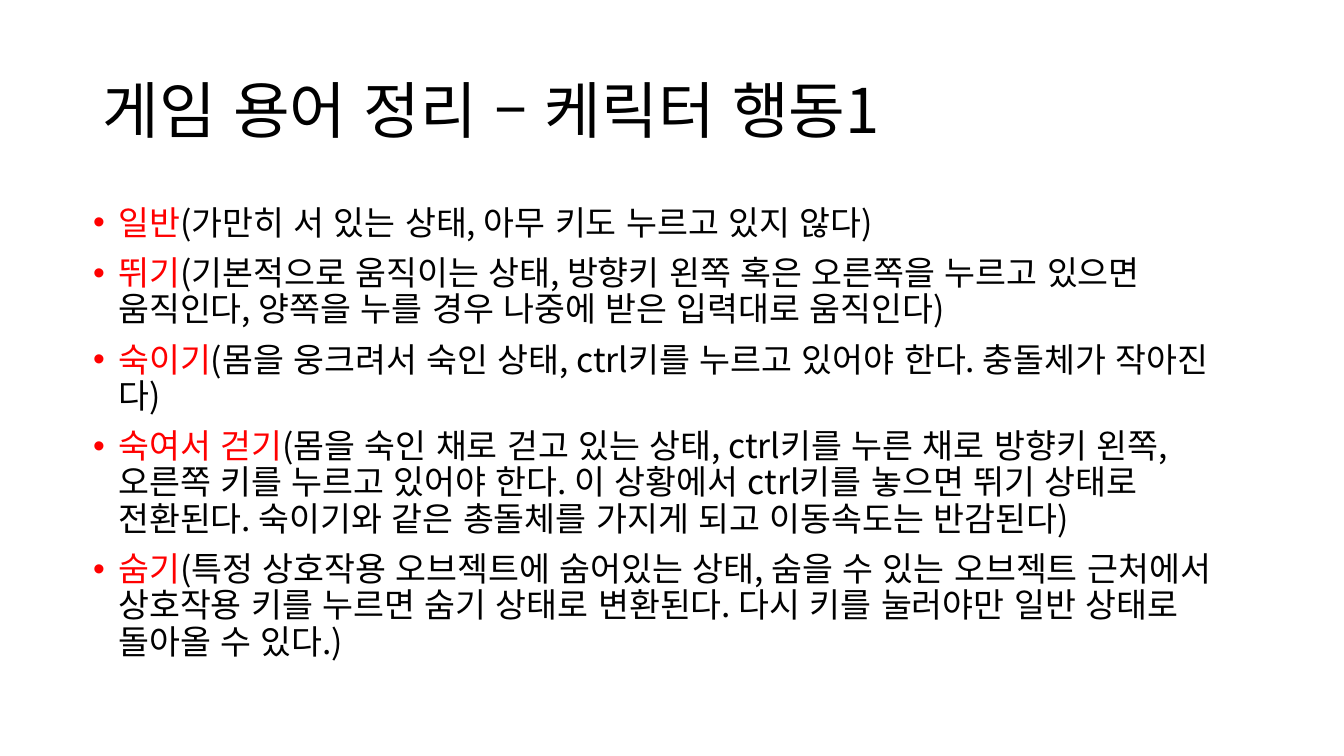
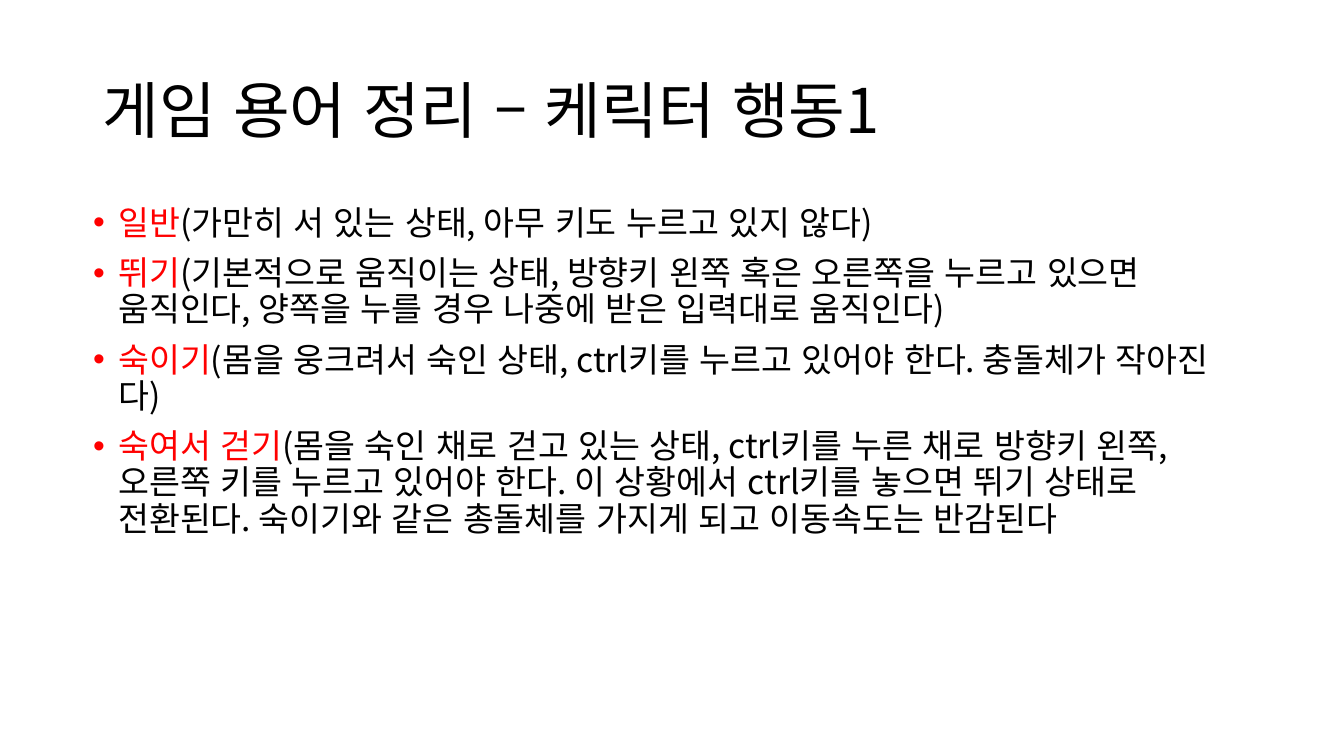
Before and after one commit to JSungMin/MomentFlow05, a slide deck: slide 11 of Documents/기획/시스템기획/게임플레이기획_시스템.pptx. Drawn at 1344x756 pixels with LibreOffice and Linux fonts; fonts in the diff are those of the drawing. Boxes give left, top, right and bottom in pixels: in the first picture for what was removed or moved away, otherwise in the second. Text is boxed around its words. In the diff, an @@ line names an element or a change of style, - is before the commit and + after.

```diff
--- a/Documents/기획/시스템기획/게임플레이기획_시스템.pptx
+++ b/Documents/기획/시스템기획/게임플레이기획_시스템.pptx
@@ text at box(118, 430, 1167, 534): text changed @@
-• 숙여서 걷기(몸을 숙인 채로 걷고 있는 상태, ctrl키를 누른 채로 방향키 왼쪽, 오른쪽 키를 누르고 있어야 한다. 이 상황에서 ctrl키를 놓으면 뛰기 상태로 전환된다. 숙이기와 같은 총돌체를 가지게 되고 이동속도는 반감된다)
-• 숨기(특정 상호작용 오브젝트에 숨어있는 상태, 숨을 수 있는 오브젝트 근처에서 상호작용 키를 누르면 숨기 상태로 변환된다. 다시 키를 눌러야만 일반 상태로 돌아올 수 있다.)
+• 숙여서 걷기(몸을 숙인 채로 걷고 있는 상태, ctrl키를 누른 채로 방향키 왼쪽, 오른쪽 키를 누르고 있어야 한다. 이 상황에서 ctrl키를 놓으면 뛰기 상태로 전환된다. 숙이기와 같은 총돌체를 가지게 되고 이동속도는 반감된다
```
Also in this commit, not shown: 2 other slides changed, 15 other files.
